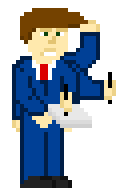
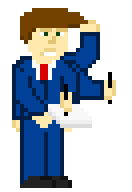
Two versions of the same layered image (132 x 192). Layer-by-layer changes:
painted on "sign3" over (24, 96, 92, 128)
painted on "sign2" over (24, 96, 92, 128)
added layer "sign1" above "signing" over (24, 96, 92, 128)
renamed "sign1" to "signing", painted on it over (24, 96, 92, 128)
